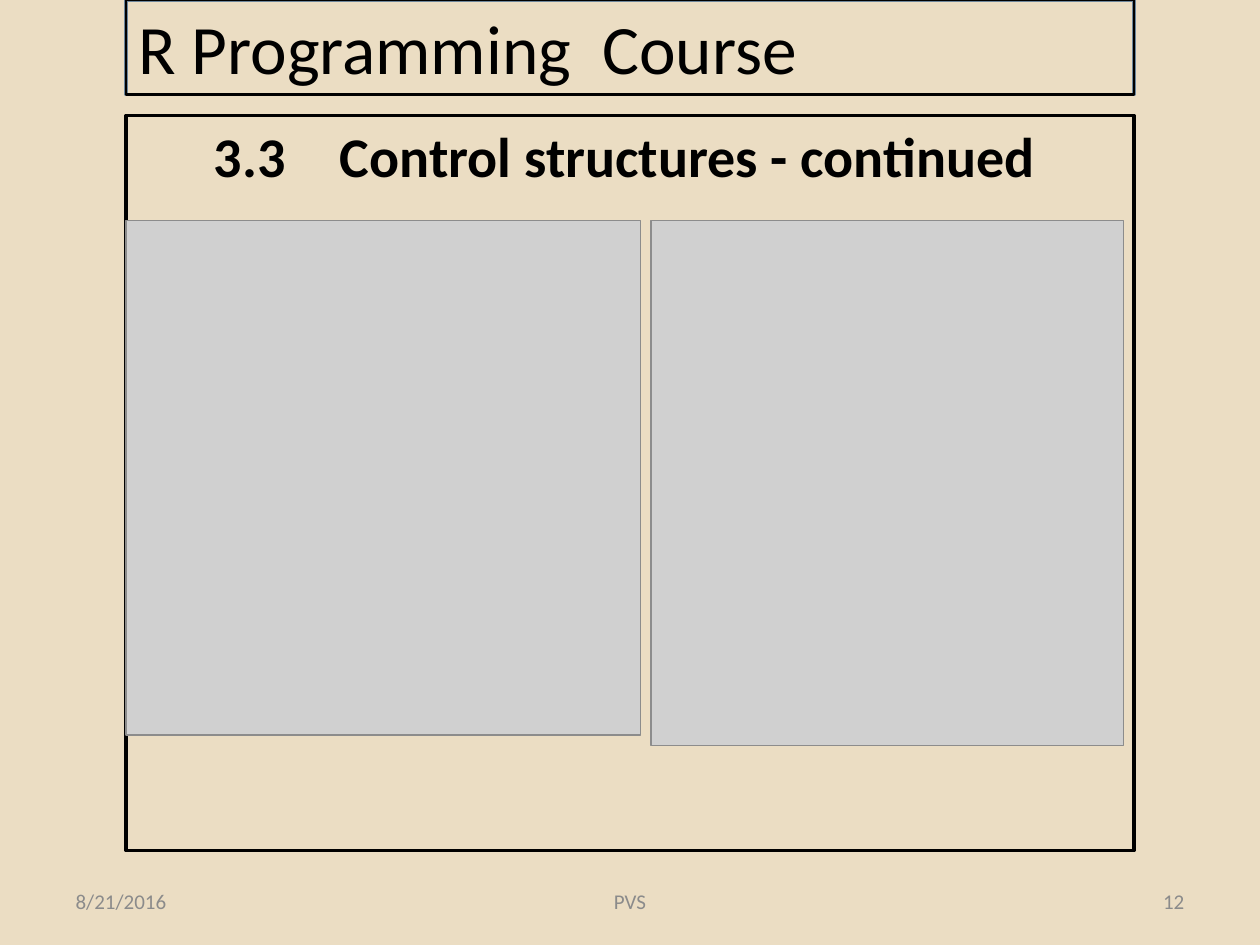
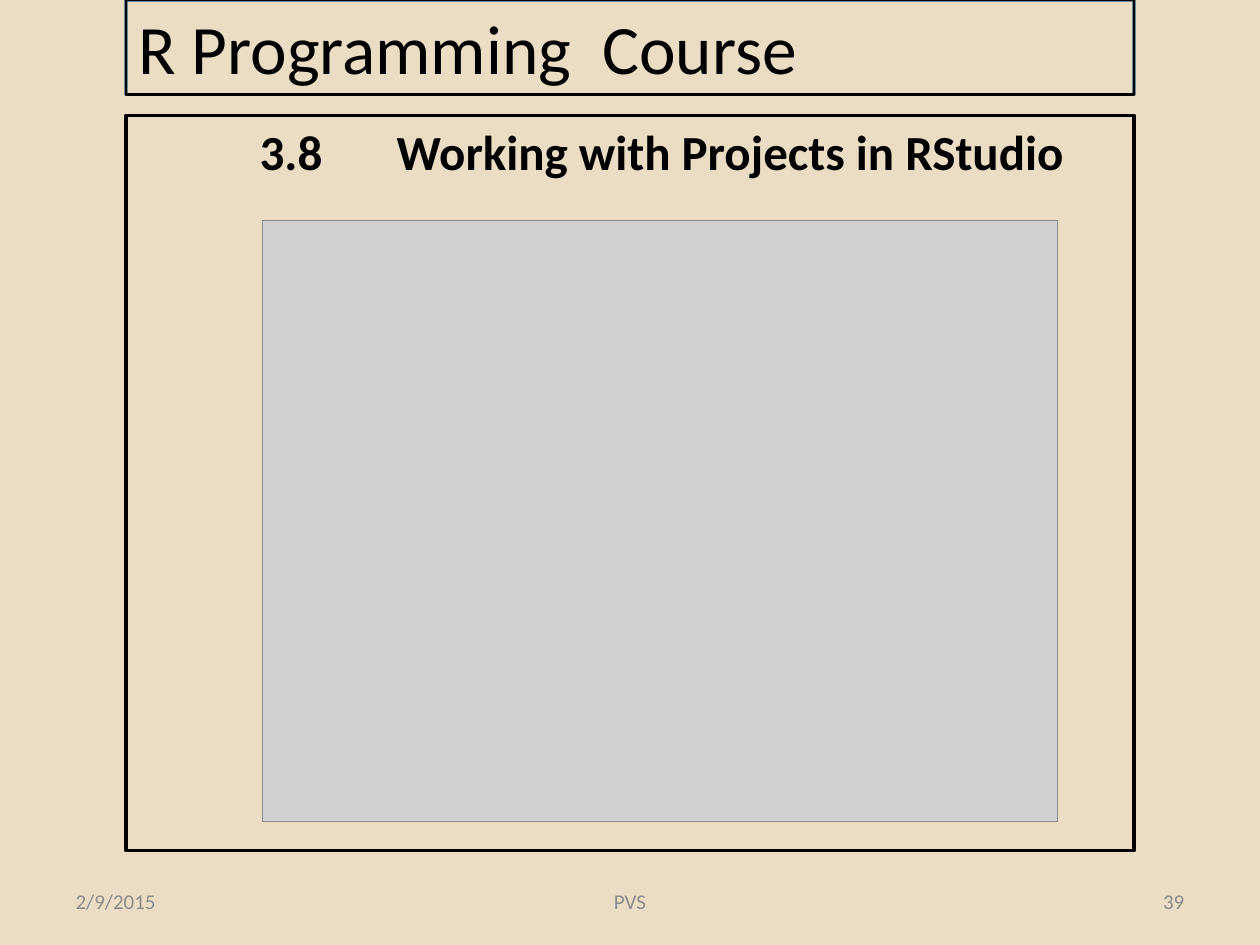
Before and after one commit to pvs-greatlakes/R-materials, a slide deck: slide 39 of R Programming_Lessons_3.pptx (slide 12 before the commit). Drawn at 1260x945 pixels with LibreOffice and Linux fonts; fonts in the diff are those of the drawing; grey boxes stand for pictures; background and template pictures are left out. Boxes give left, top, right and bottom in pixels: in the first picture for what was removed or moved away, otherwise in the second. Text is boxed around its words. In the diff, an @@ line names an element or a change of style, - is before the commit and + after.

```diff
--- a/R Programming_Lessons_3.pptx
+++ b/R Programming_Lessons_3.pptx
@@ text removed at box(214, 137, 1035, 178) @@
-  3.3 Control structures - continued
@@ text added at box(260, 135, 1063, 179), 28 pt, text #000000, bold @@
+  3.8 Working with Projects in RStudio
@@ picture removed at box(126, 220, 640, 735) @@
@@ picture added at box(262, 220, 1057, 822) @@
@@ picture removed at box(651, 220, 1124, 746) @@
@@ text at box(76, 894, 156, 910): text changed @@
-8/21/2016
+2/9/2015
@@ page number at box(1163, 895, 1184, 909): text changed @@
-12
+39
```
Also in this commit, not shown: 24 other slides changed, 25 slides added, 23 slides removed, 6 other files.
